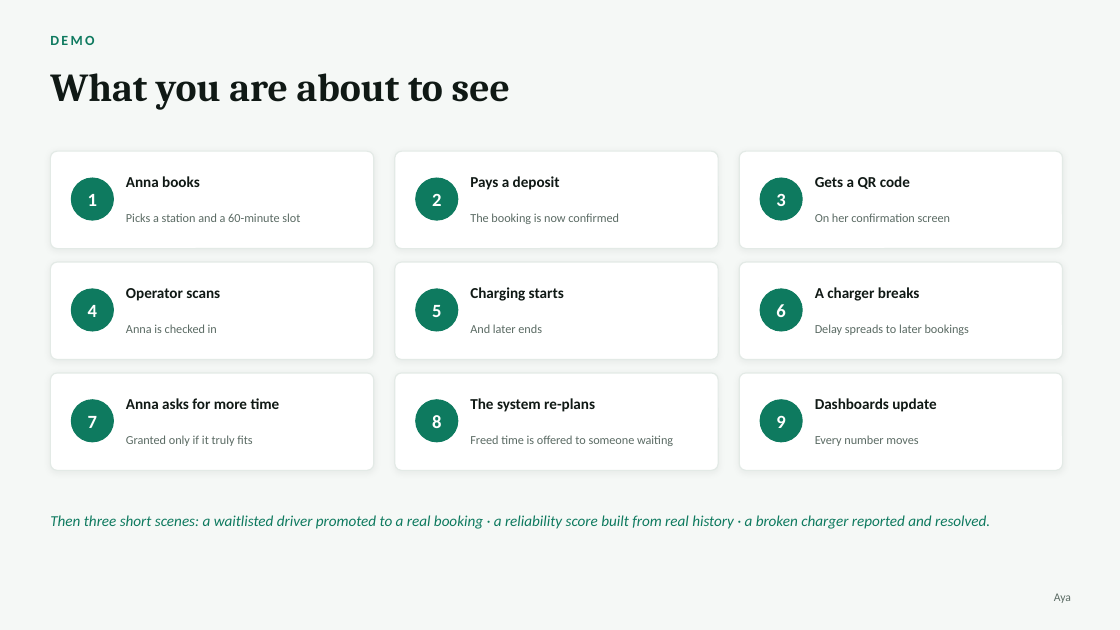
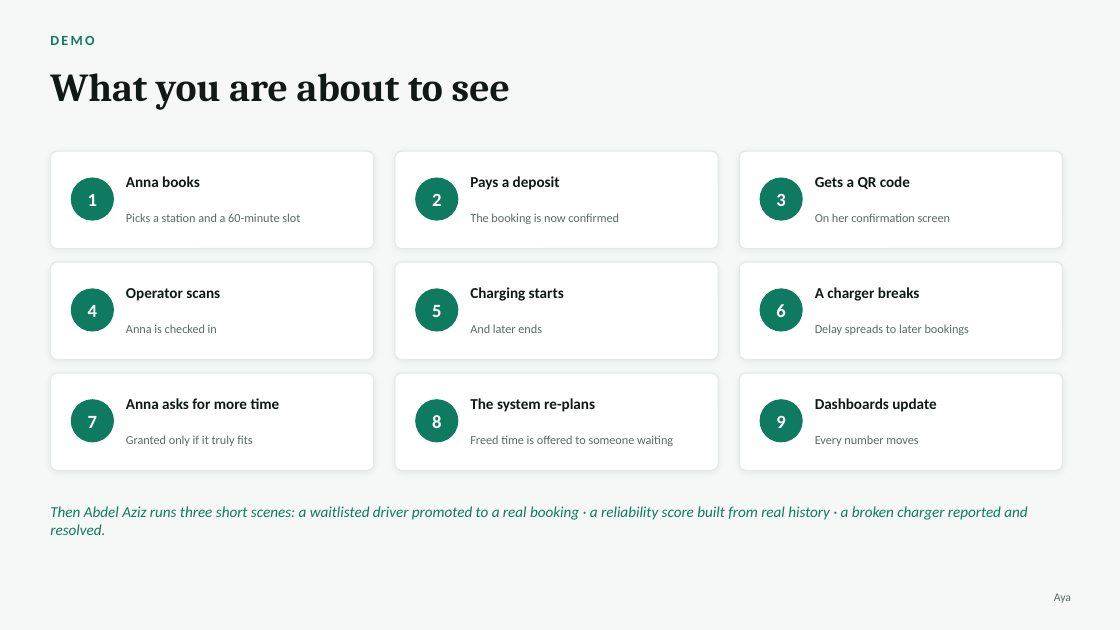
Before and after one commit to AyaSulyman/EVCharging-System, a slide deck: slide 20 of docs/presentation/ChargeHub-Presentation.pptx. Drawn at 1120x630 pixels with LibreOffice and Linux fonts; fonts in the diff are those of the drawing. Boxes give left, top, right and bottom in pixels: in the first picture for what was removed or moved away, otherwise in the second. Text is boxed around its words. In the diff, an @@ line names an element or a change of style, - is before the commit and + after.

```diff
--- a/docs/presentation/ChargeHub-Presentation.pptx
+++ b/docs/presentation/ChargeHub-Presentation.pptx
@@ text at <box>50,506,1027,535</box>: text changed @@
-Then three short scenes: a waitlisted driver promoted to a real booking · a reliability score built from real history · a broken charger reported and resolved.
+Then Abdel Aziz runs three short scenes: a waitlisted driver promoted to a real booking · a reliability score built from real history · a broken charger reported and resolved.
```
Also in this commit, not shown: 3 other slides changed.
